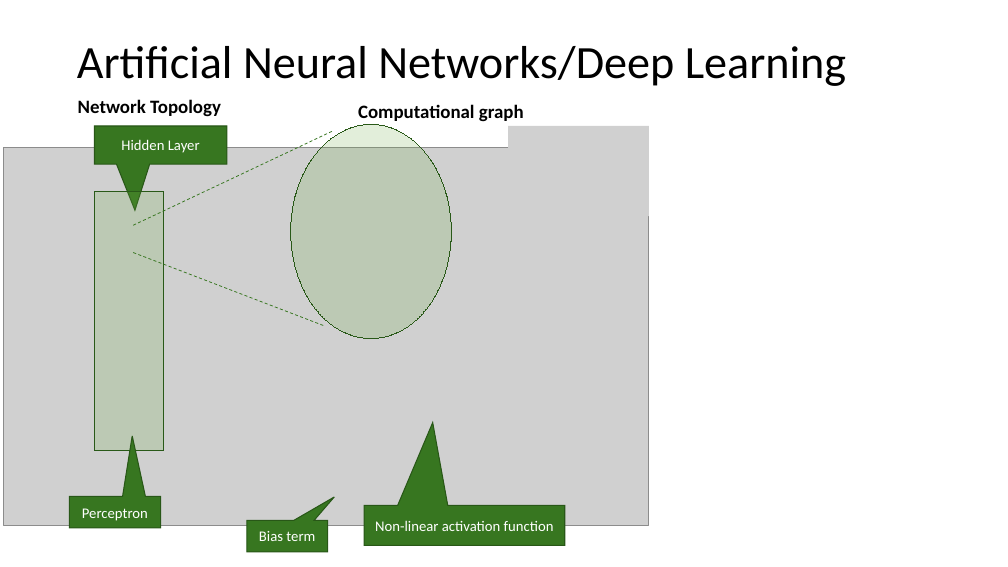
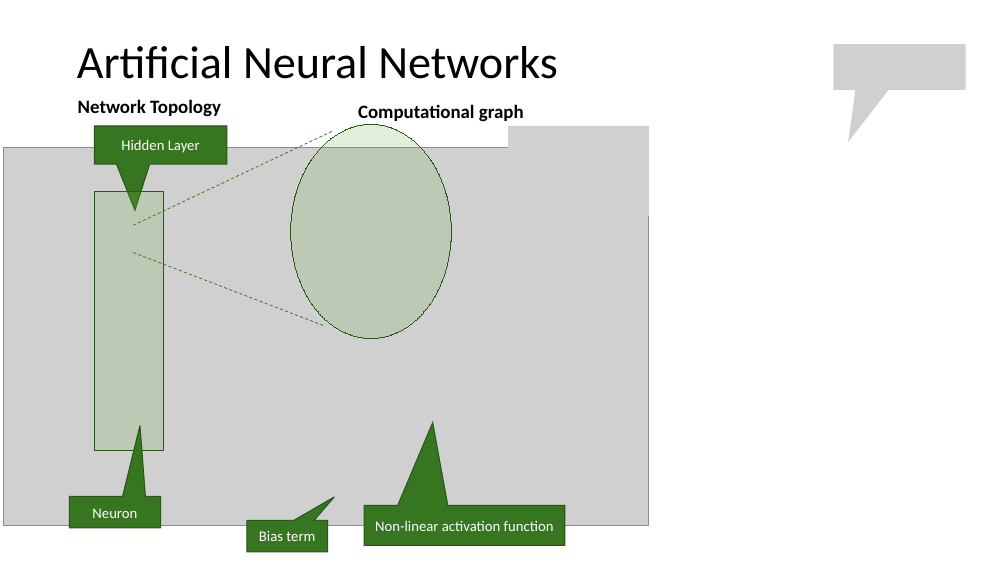
Before and after one commit to mhahsler/CS7320-AI, a slide deck: slide 32 of slides/19_ML_intro.pptx. Drawn at 1008x567 pixels with LibreOffice and Linux fonts; fonts in the diff are those of the drawing; grey boxes stand for pictures. Boxes give left, top, right and bottom in pixels: in the first picture for what was removed or moved away, otherwise in the second. Text is boxed around its words. In the diff, an @@ line names an element or a change of style, - is before the commit and + after.

```diff
--- a/slides/19_ML_intro.pptx
+++ b/slides/19_ML_intro.pptx
@@ title at (x1=77, y1=46, x2=558, y2=79): text changed @@
-Artificial Neural Networks/Deep Learning
+Artificial Neural Networks
@@ picture added at (x1=833, y1=44, x2=966, y2=90) @@
@@ speech box "Neuron" at (x1=70, y1=497, x2=161, y2=529): proportions changed @@
@@ text in speech box at (x1=92, y1=508, x2=137, y2=518): text changed @@
-Perceptron
+Neuron
```
Also in this commit, not shown: 3 other slides changed, 1 other file.
